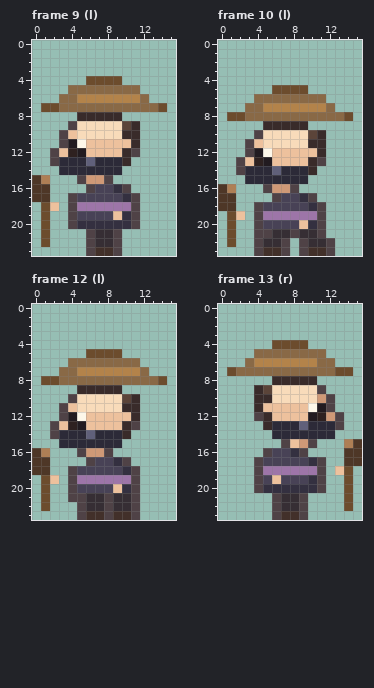
Pixel-art file -- ArtReview/C1-Walk/bandit.aseprite. That is the earlier state.
16x24 pixels, 16 frames. Shown: frame 9 (l), frame 10 (l), frame 12 (l), frame 13 (r). The commit also changed other frames, which this record leaves out.
The result:
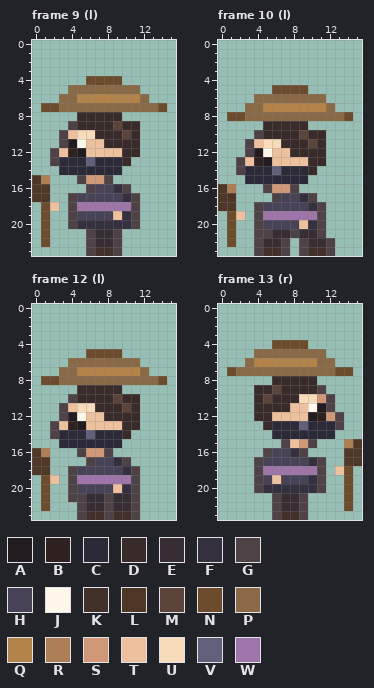
Palette (. is transparent): A #221b20  B #2e2120  C #2c2a38  D #392b2a  E #362e34  F #343040  G #4f4246  H #484256  J #fdf7e9  K #42302a  L #4e3727  M #5b4439  N #6c4c2d  P #896946  Q #b3834a  R #ae7f55  S #cf9977  T #edc19d  U #f8dbba  V #60607a  W #9d75a8
Difference:
Frame 9 (l):
The author changed colour G to colour D in row 12 at x 11.
The author changed colour M to colour D in row 9 at x 10.
The author changed colour T to colour D in row 11 at x 8 to 10.
The author changed colour U to colour D in row 9 at x 5 to 8; in row 10 at x 7 to 9.
The author changed colour D to colour M in row 10 at x 10.
The author changed colour U to colour M in row 9 at x 9.
Frame 10 (l):
The author changed colour G to colour D in row 13 at x 11.
The author changed colour M to colour D in row 10 at x 10.
The author changed colour T to colour D in row 12 at x 8 to 10.
The author changed colour U to colour D in row 10 at x 5 to 8; in row 11 at x 7 to 9.
The author changed colour D to colour M in row 11 at x 10.
The author changed colour U to colour M in row 10 at x 9.
Frame 12 (l): the same change as frame 10 (l)
Frame 13 (r):
The author changed colour G to colour D in row 12 at x 4.
The author changed colour M to colour D in row 9 at x 5.
The author changed colour T to colour D in row 11 at x 5 to 7.
The author changed colour U to colour D in row 9 at x 7 to 10; in row 10 at x 6 to 8.
The author changed colour D to colour M in row 10 at x 5.
The author changed colour U to colour M in row 9 at x 6.
Boxes around the changes in both pictures, in picture pixels (x1, y1, x2, y2):
changed: (77, 121, 140, 157)
changed: (263, 130, 326, 166)
changed: (77, 394, 140, 430)
changed: (254, 385, 317, 421)
